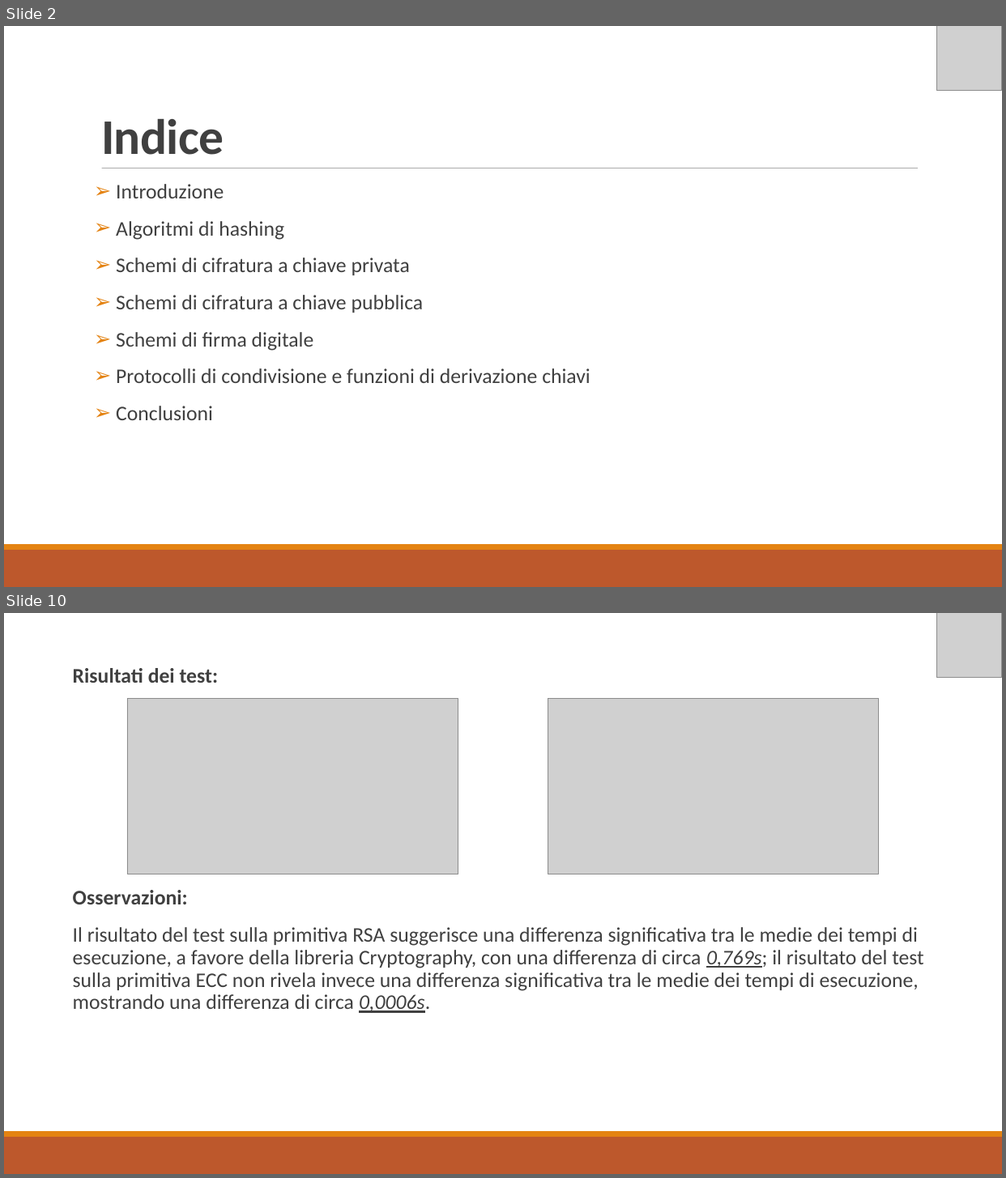
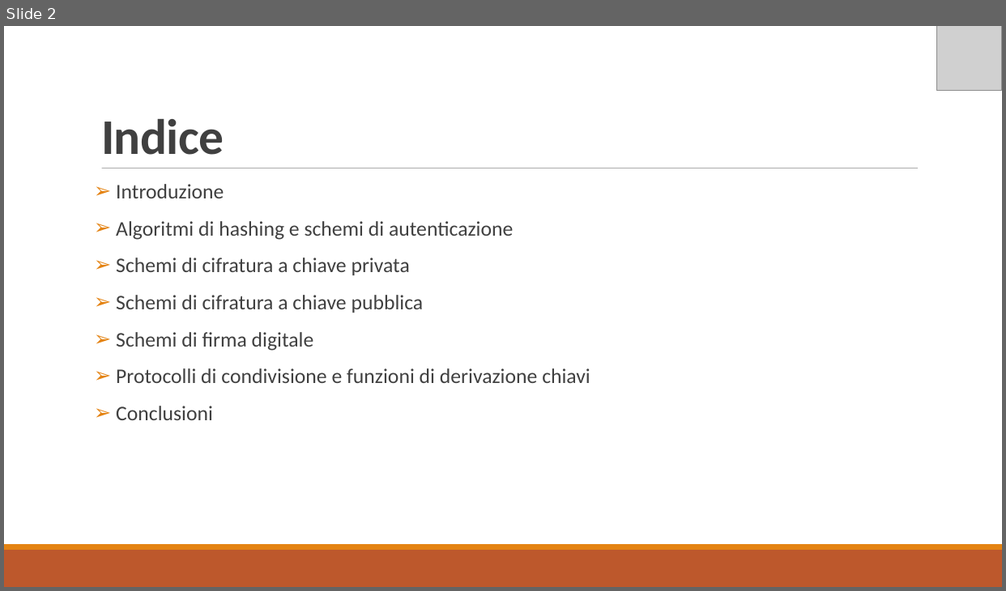
Before and after one commit to MickTK/ElaboratoFinale, a slide deck: Presentazione/Presentazione.odp. Shown one above the other, each under a label of ours: slides 2 and 10 before the commit, slide 2 after it; the slides between them are not shown. The pictures are 1006x1178 and 1006x591 pixels, drawn with LibreOffice and Linux fonts; fonts in the diff are those of the drawing; grey boxes stand for pictures. Boxes give left, top, right and bottom in pixels: in the first picture for what was removed or moved away, otherwise in the second. Text is boxed around its words. In the diff, an @@ line names an element or a change of style, - is before the commit and + after.

```diff
--- a/Presentazione/Presentazione.odp
+++ b/Presentazione/Presentazione.odp
@@ slide 10 removed at (4, 613, 1002, 1174), background #FFFFFF; not listed: 3 template elements that a slide beside it also shows @@
@@ picture removed at (937, 613, 1002, 677) @@
@@ text removed at (73, 668, 923, 1013) @@
-Risultati dei test:
-Osservazioni:
-Il risultato del test sulla primitiva RSA suggerisce una differenza significativa tra le medie dei tempi di esecuzione, a favore della libreria Cryptography, con una differenza di circa 0,769s; il risultato del test sulla primitiva ECC non rivela invece una differenza significativa tra le medie dei tempi di esecuzione, mostrando una differenza di circa 0,0006s.
@@ picture removed at (127, 698, 458, 875) @@
@@ picture removed at (548, 698, 879, 875) @@
@@ freeform shape removed at (31, 732, 975, 780) @@
@@ slide 2 changed as well @@
@@ text at (116, 221, 513, 240): text changed @@
-➢ Algoritmi di hashing
+➢ Algoritmi di hashing e schemi di autenticazione
```
Also in this commit, not shown: 8 other slides changed, 1 slide added, 6 other slides removed, 7 other files.
